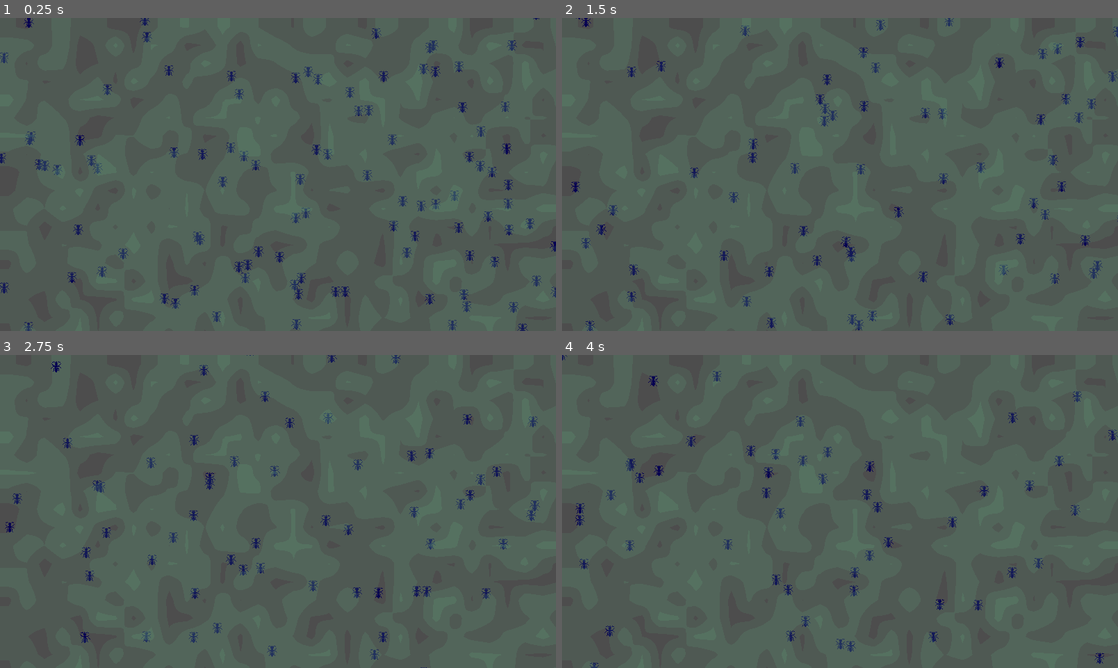
Above: before the commit, frames 1-4 (two rows, left to right).
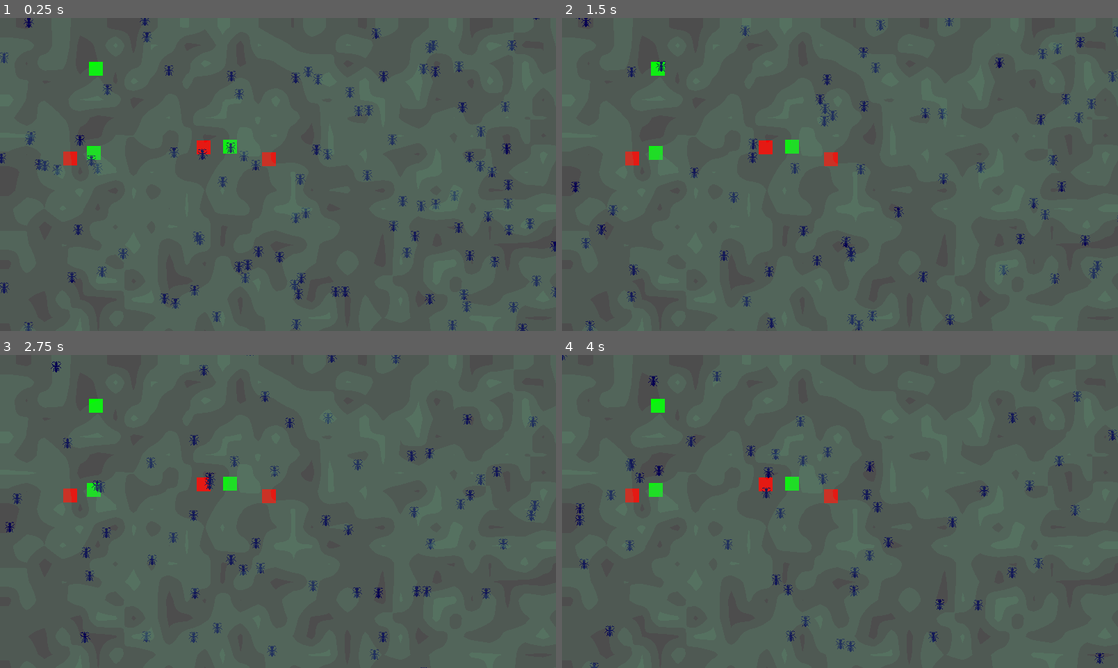
Above: after the commit, the same moments.

Repository: allemansratten/AntColonyTycoonDeluxe
Game: Godot game, scene res://game.tscn
The game is run twice, just before and just after one commit, with the same random seed, the same clock (stepped at 60 frames per second) and the same inputs.
Inputs:
- Up to frame 1 (0.25 s): no input
- Up to frame 2 (1.5 s): no input
- Up to frame 3 (2.75 s): no input
- Up to frame 4 (4 s): no input

The runs differ from the first frame. In frame 1, 0.6% of the frame differs, in the area x 11-50%, y 14-48%; in frame 2, 0.7%; in frame 3, 0.6%; in frame 4, 0.7%.

Commit message:
Added initial scene item spawning

Diff:
--- a/game.tscn
+++ b/game.tscn
@@ -1,7 +1,8 @@
-[gd_scene load_steps=3 format=3 uid="uid://cs7o50oaokh2e"]
+[gd_scene load_steps=4 format=3 uid="uid://caeqm2sx0phvi"]
 
 [ext_resource type="Script" path="res://game.gd" id="1_f6hxw"]
-[ext_resource type="PackedScene" uid="uid://dcrdhn26hmhva" path="res://ant.tscn" id="2_82cr4"]
+[ext_resource type="Script" path="res://scene_item_manager.gd" id="1_n0r2e"]
+[ext_resource type="PackedScene" uid="uid://10xcg3p30pal" path="res://ant.tscn" id="2_82cr4"]
 
 [node name="Game" type="Node"]
 script = ExtResource("1_f6hxw")
@@ -10,4 +11,7 @@
 [node name="SpawnTimer" type="Timer" parent="."]
 autostart = true
 
+[node name="SceneItemManager" type="Node" parent="."]
+script = ExtResource("1_n0r2e")
+
 [connection signal="timeout" from="SpawnTimer" to="." method="_on_spawn_timer_timeout"]
--- /dev/null
+++ b/scene_item.gd
@@ -0,0 +1,32 @@
+extends Node2D
+
+# var sprite_node: Sprite2D = null
+var color_rect_node: ColorRect = null
+
+func _ready():
+	# Find the Sprite or ColorRect node
+	color_rect_node = get_node("ColorRect")
+	print(color_rect_node)
+	hide() # Hide initially until variant is set
+
+# Function to set the item type (Leaf or Berry)
+func set_variant(item_type: String):
+	match item_type:
+		"leaf":
+			set_as_leaf()
+		"berry":
+			set_as_berry()
+		_:
+			print("Unknown variant:", item_type)
+	show() # Show the node after setting the variant
+
+
+# Define how to visually set up the Leaf
+func set_as_leaf():
+	# sprite_node.texture = load("res://path_to_leaf_texture.png")
+	color_rect_node.color = Color(0, 1, 0) # Green color for leaf
+
+# Define how to visually set up the Berry
+func set_as_berry():
+	# sprite_node.texture = load("res://path_to_berry_texture.png")
+	color_rect_node.color = Color(1, 0, 0) # Red color for berry
--- /dev/null
+++ b/scene_item.tscn
@@ -0,0 +1,11 @@
+[gd_scene load_steps=2 format=3 uid="uid://e2oax3upl8mj"]
+
+[ext_resource type="Script" path="res://scene_item.gd" id="1_psmy6"]
+
+[node name="SceneItem" type="Node2D"]
+script = ExtResource("1_psmy6")
+
+[node name="ColorRect" type="ColorRect" parent="."]
+offset_right = 40.0
+offset_bottom = 40.0
+color = Color(0.2238, 0.544925, 0.172671, 1)
--- /dev/null
+++ b/scene_item_manager.gd
@@ -0,0 +1,31 @@
+extends Node
+
+var scene_item: PackedScene
+
+func get_random_position() -> Vector2:
+	# Get the size of the current viewport
+	var viewport_size = get_viewport().size
+	var random_x = randf() * viewport_size.x
+	var random_y = randf() * viewport_size.y
+	return Vector2(random_x, random_y)
+
+func _ready():
+	randomize()
+	spawn_item("leaf", get_random_position())
+	spawn_item("leaf", get_random_position())
+	spawn_item("leaf", get_random_position())
+	spawn_item("berry", get_random_position())
+	spawn_item("berry", get_random_position())
+	spawn_item("berry", get_random_position())
+
+
+# Function to spawn an item (Leaf or Berry)
+func spawn_item(item_type: String, position: Vector2):
+	scene_item = load("res://scene_item.tscn")
+
+	var new_item = scene_item.instantiate()
+	new_item.position = position
+	add_child(new_item)
+
+	# Set the variant type (leaf or berry) before adding it to the scene
+	new_item.set_variant(item_type)
Not shown, added: resources/sprites/leaf.png.import
